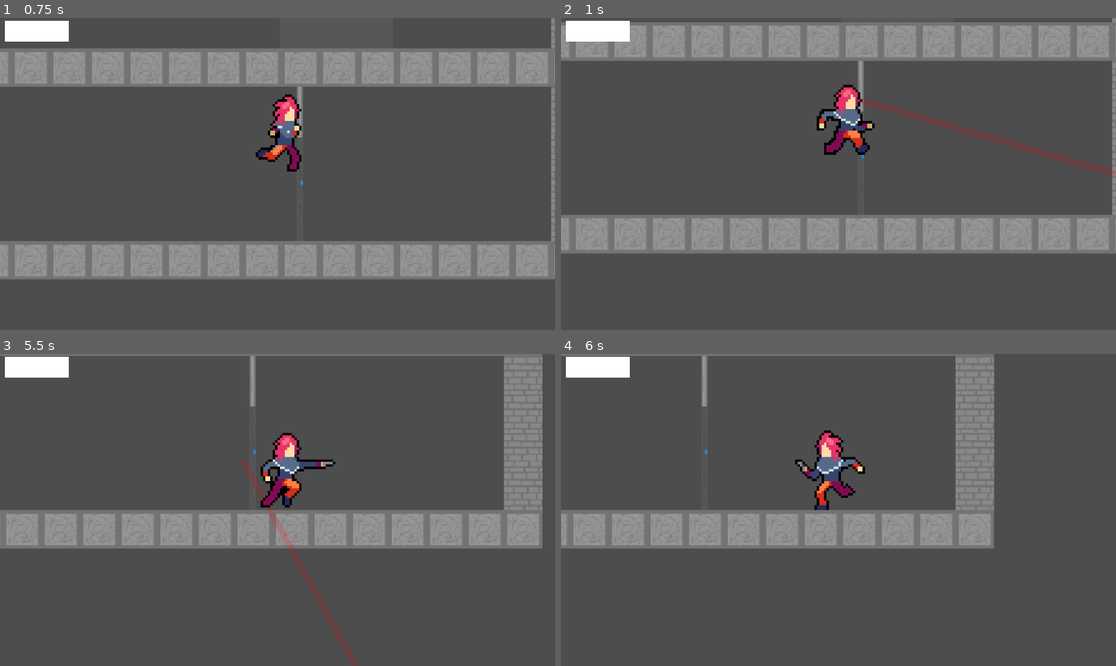
Above: before the commit, frames 1-4 (two rows, left to right).
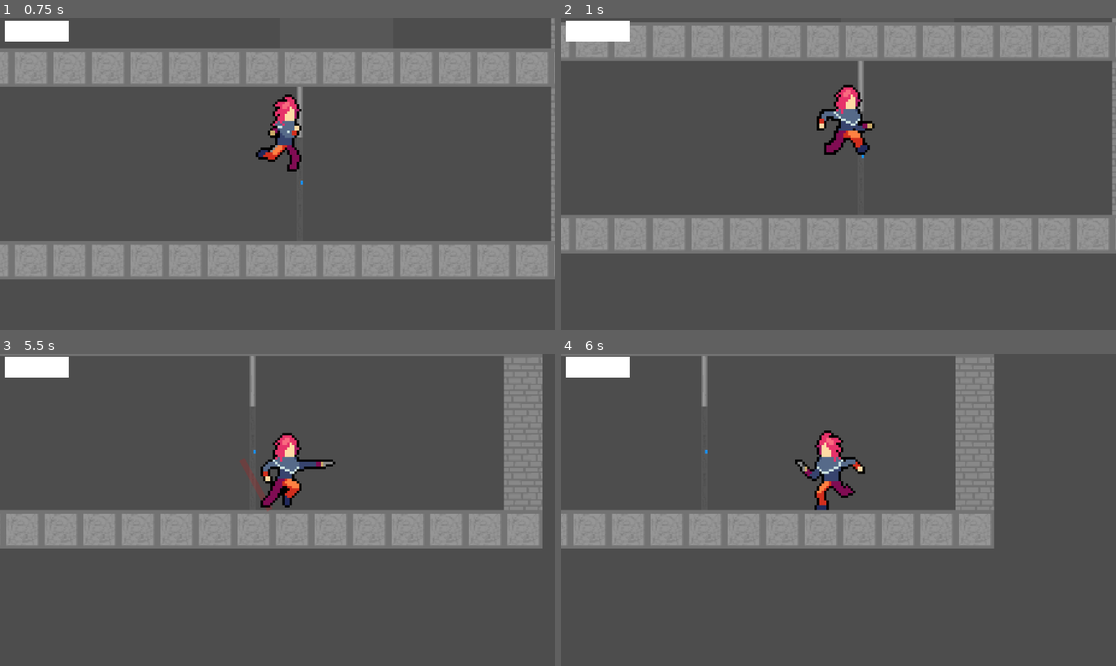
Above: after the commit, the same moments.

Repository: sppmacd/everything-has-to-end
Game: Godot game, scene res://main.tscn
Two runs of this game, one before a commit and one after it. Both use one fixed random seed, a clock stepped at 60 frames per second and the inputs below.
Inputs (mouse positions are in pixels of both pictures, inside the frame that each line leads up to):
- Up to frame 1 (0.75 s): tap Enter at 0.5 s; move the mouse to (399, 158) at 0.52 s; hold D from 0.53 s (still down); tap R at 0.6 s; click (399, 158) at 0.67 s
- Up to frame 2 (1 s): keep holding D; tap Space at 0.77 s; tap E at 0.8 s
- Up to frame 3 (5.5 s): move the mouse to (166, 525) at 1.27 s; tap E at 1.35, 2.3, 2.85, 3.8, 4.35, 5.3 s; tap Space at 1.52, 3.02, 3.77, 4.52 s; tap R at 1.55, 2.1, 3.05, 3.6, 4.55, 5.1 s; move the mouse to (333, 441) at 2.02 s; release D at 2.03 s; hold A 2.03-2.78 s; move the mouse to (249, 572) at 2.77 s; hold D 2.78-4.28 s; click (249, 572) at 2.92 s; move the mouse to (444, 556) at 3.52 s; move the mouse to (111, 463) at 4.27 s; hold A 4.28-5.03 s; move the mouse to (305, 510) at 5.02 s; hold D from 5.03 s (still down); click (305, 510) at 5.17 s
- Up to frame 4 (6 s): move the mouse to (755, 432) at 5.77 s; release D at 5.78 s; hold A from 5.78 s (still down); tap E at 5.85 s

Frame 1 is identical in both runs. In frame 2, 0.8% of the frame differs, in the area x 54-100%, y 25-51%; in frame 3, 0.4%; in frame 4, nothing differs.

Commit message:
Add 'collision' layer mask to shell

Diff:
--- a/entities/shell.gd
+++ b/entities/shell.gd
@@ -13,7 +13,7 @@
     var q = PhysicsRayQueryParameters2D.new()
     q.from = start
     q.to = end + (end - start).normalized()*10000
-    q.collision_mask = 0x4 # "Damagea" only
+    q.collision_mask = 0x5 # "Collision", Damage"
     q.exclude = [shooter.get_rid()]
     var result = get_world_2d().direct_space_state.intersect_ray(q)
     return result
--- a/entities/stairs.gd
+++ b/entities/stairs.gd
@@ -1,7 +1,7 @@
 extends Node2D
 
 func target() -> Node2D:
-	return get_node("Target")
+    return get_node("Target")
 
 func action_use(player: Player):
-	player.position = target().global_position
+    player.position = target().global_position
--- a/levels/level.gd
+++ b/levels/level.gd
@@ -4,15 +4,15 @@
 @onready var spawn_point: Marker2D = $SpawnPoint
 
 func _ready() -> void:
-	respawn_player()
+    respawn_player()
 
 func respawn_player():
-	player.position = spawn_point.global_position
+    player.position = spawn_point.global_position
 
 func _unhandled_key_input(event: InputEvent) -> void:
-	if event is InputEventKey:
-		if event.keycode == KEY_R and event.is_pressed():
-			respawn_player()
+    if event is InputEventKey:
+        if event.keycode == KEY_R and event.is_pressed():
+            respawn_player()
 
 func _on_respawn_timer_timeout() -> void:
-	respawn_player()
+    respawn_player()
